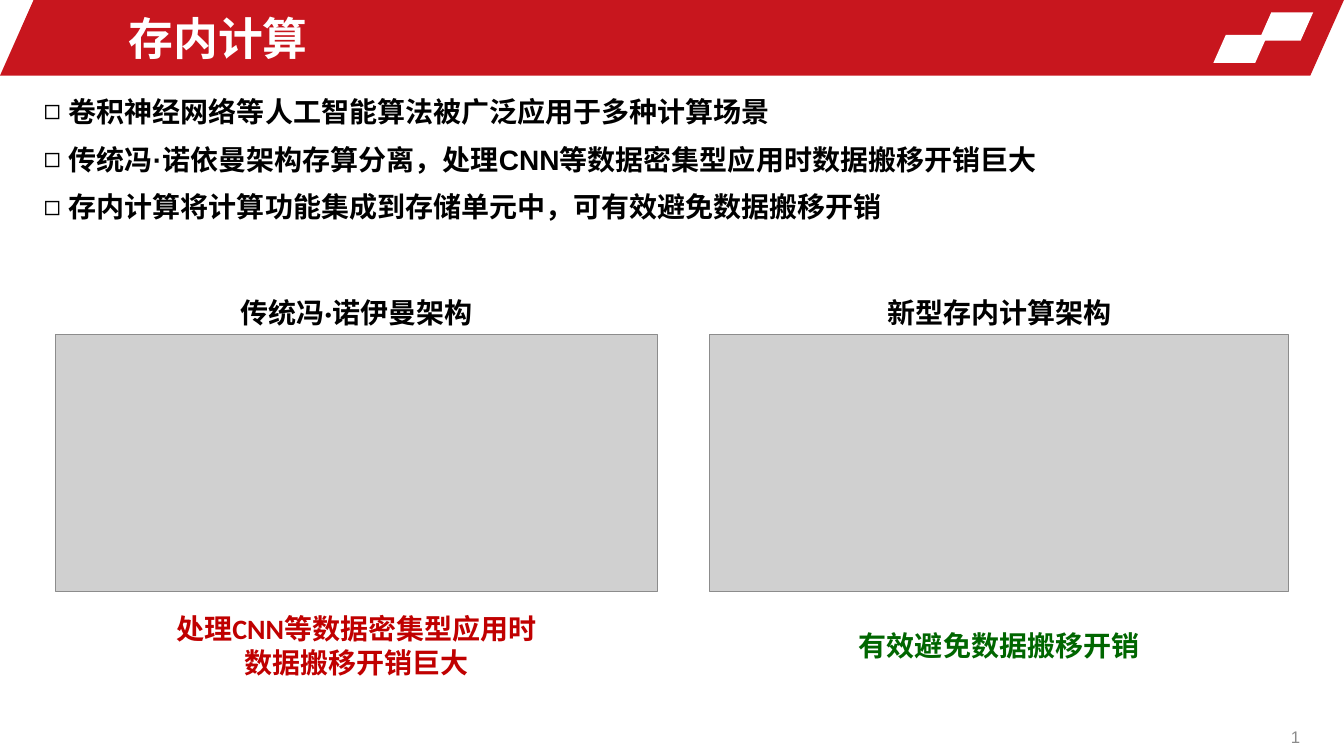
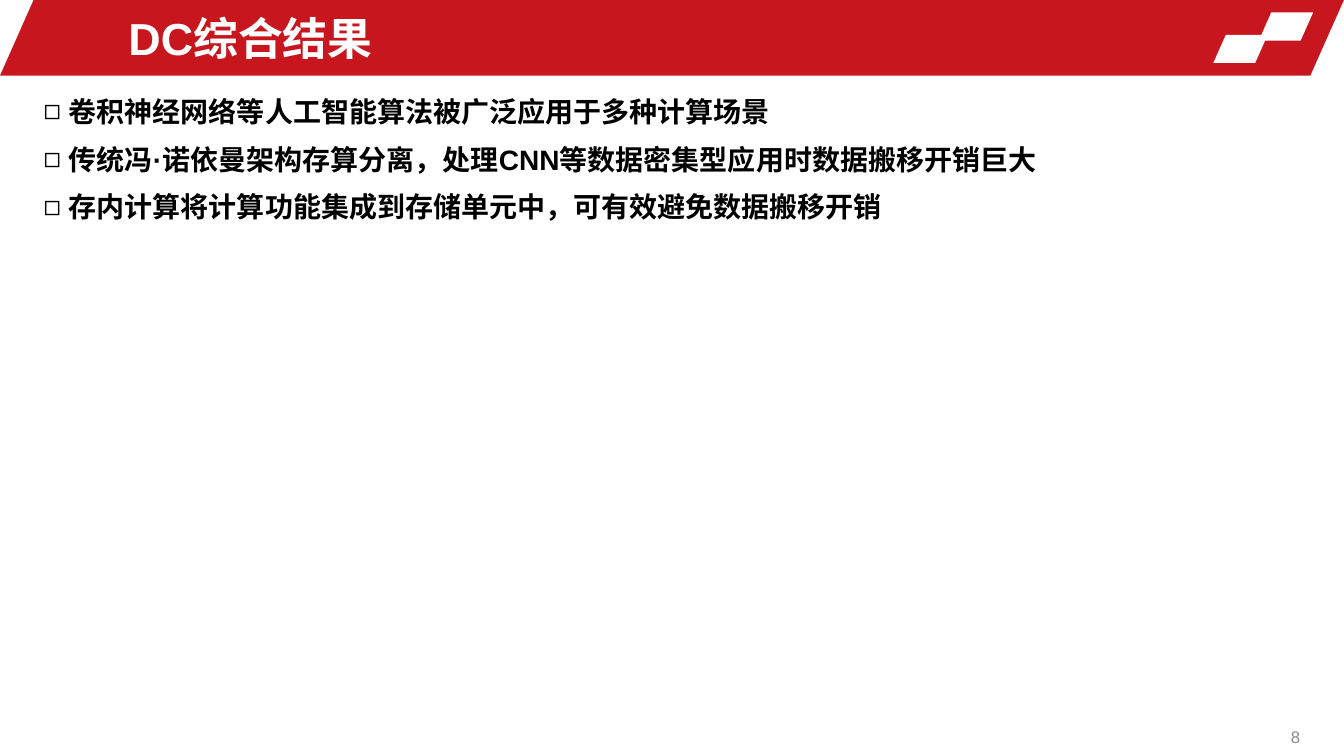
Before and after one commit to LKai-Xu/courses, a slide deck: slide 8 of proj_report/report.pptx (slide 1 before the commit). Drawn at 1344x756 pixels with LibreOffice and Linux fonts; fonts in the diff are those of the drawing; grey boxes stand for pictures; background and template pictures are left out. Boxes give left, top, right and bottom in pixels: in the first picture for what was removed or moved away, otherwise in the second. Text is boxed around its words. In the diff, an @@ line names an element or a change of style, - is before the commit and + after.

```diff
--- a/proj_report/report.pptx
+++ b/proj_report/report.pptx
@@ text at (128, 20, 372, 59): text changed @@
-存内计算
+DC综合结果
@@ text removed at (240, 299, 472, 326) @@
-传统冯·诺伊曼架构
@@ text removed at (887, 299, 1111, 326) @@
-新型存内计算架构
@@ picture removed at (55, 335, 657, 592) @@
@@ picture removed at (710, 335, 1289, 592) @@
@@ text removed at (176, 615, 536, 676) @@
-处理CNN等数据密集型应用时
-数据搬移开销巨大
@@ text removed at (859, 632, 1139, 659) @@
-有效避免数据搬移开销
@@ page number at (1291, 731, 1300, 743): text changed @@
-1
+8
```
Also in this commit, not shown: 2 other slides changed, 5 slides added, 2 slides removed, 1 other file.
